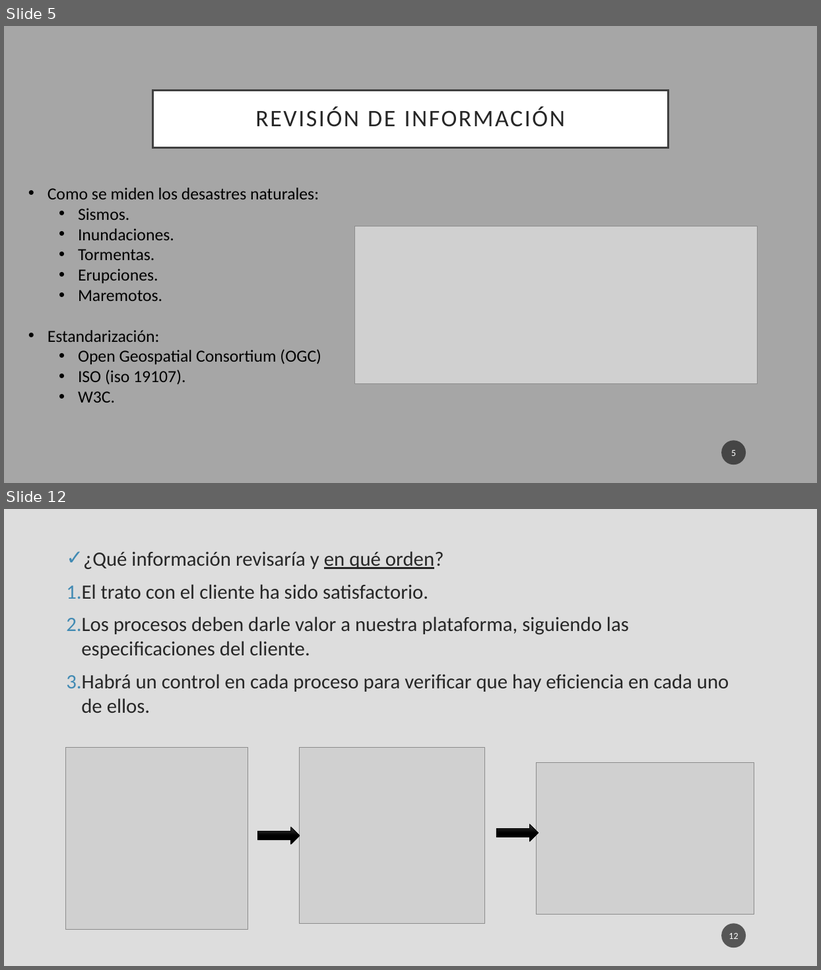
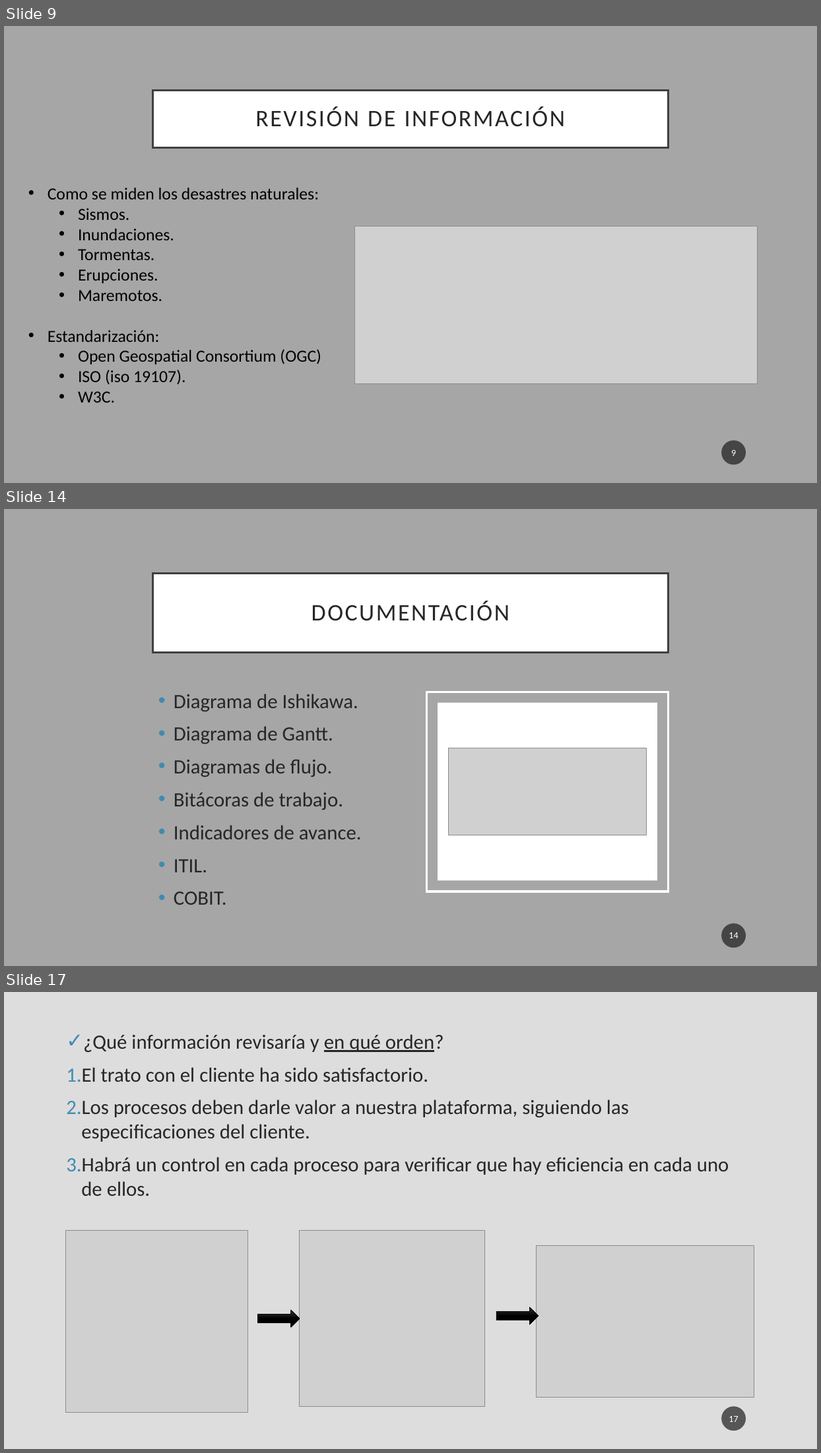
Before and after one commit to LeonelCano/Prueba1, a slide deck: Demanda 8.pptx. Shown one above the other, each under a label of ours: slides 5 and 12 before the commit, slides 9, 14 and 17 after it; the slides between them are not shown. The pictures are 821x970 and 821x1453 pixels, drawn with LibreOffice and Linux fonts; fonts in the diff are those of the drawing; grey boxes stand for pictures. Boxes give left, top, right and bottom in pixels: in the first picture for what was removed or moved away, otherwise in the second. Text is boxed around its words. In the diff, an @@ line names an element or a change of style, - is before the commit and + after.

```diff
--- a/Demanda 8.pptx
+++ b/Demanda 8.pptx
@@ slide 14 added at [4, 509, 817, 966], background #A6A6A6 @@
@@ title added at [153, 573, 668, 652], fill #FFFFFF, outline #404040 2.5 pt, 28 pt, text #262626 @@
+DOCUMENTACIÓN
@@ text added at [174, 694, 362, 905], 24 pt, text #262626 @@
+• Diagrama de Ishikawa.
+• Diagrama de Gantt.
+• Diagramas de flujo.
+• Bitácoras de trabajo.
+• Indicadores de avance.
+• ITIL.
+• COBIT.
@@ rectangle added at [426, 692, 668, 892], outline #FFFFFF 2.5 pt @@
@@ rectangle added at [438, 703, 657, 881], fill #FFFFFF @@
@@ picture added at [449, 748, 646, 835] @@
@@ page number added at [722, 923, 746, 948], fill #1D1D1D at 70% opacity, 11 pt, text #FFFFFF @@
+14
@@ what was slide 5 is now slide 9 @@
@@ page number at [731, 450, 736, 456]: text changed @@
-5
+9
@@ what was slide 12 is now slide 17 @@
@@ page number at [729, 1416, 738, 1422]: text changed @@
-12
+17
```
Also in this commit, not shown: 1 slide changed, 9 other slides added, 5 slides removed.
